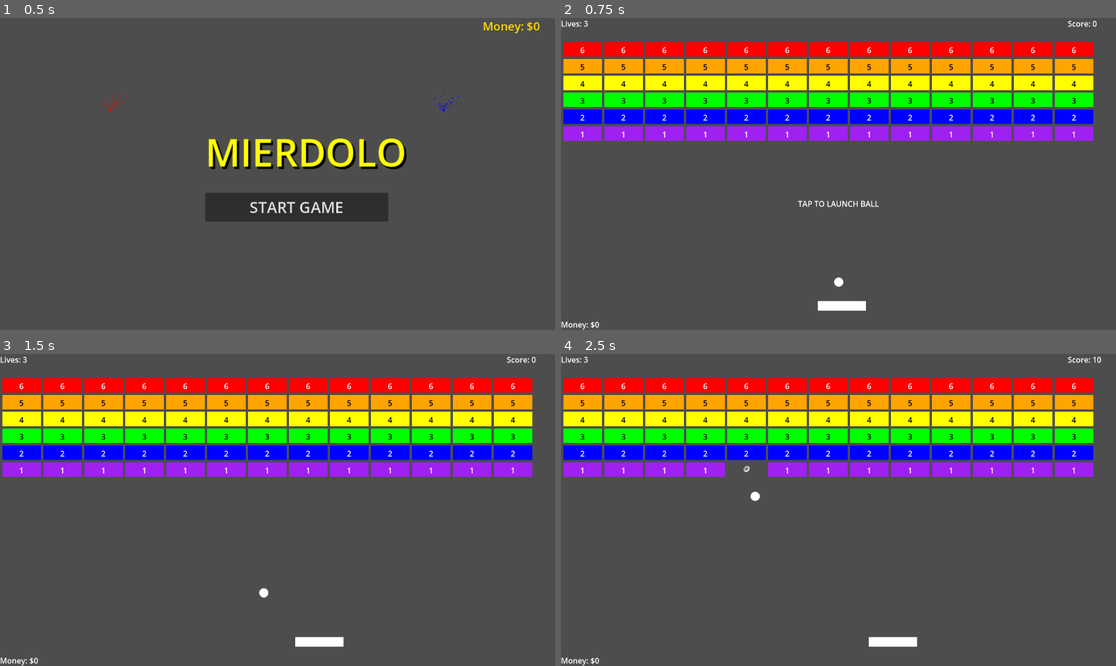
Above: before the commit, frames 1-4 (two rows, left to right).
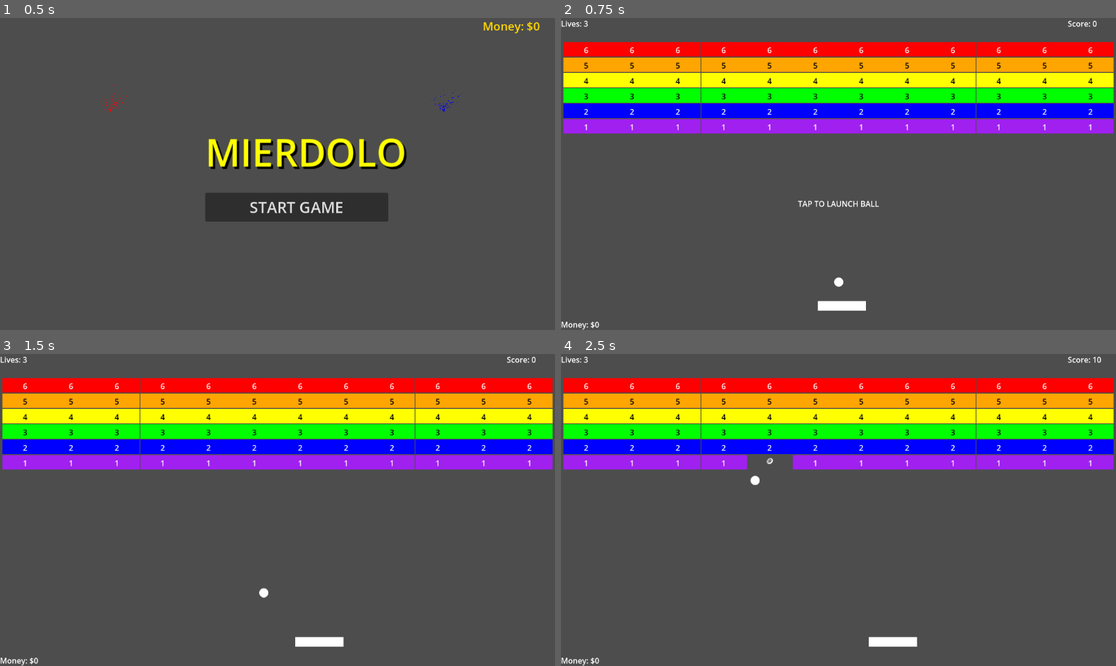
Above: after the commit, the same moments.

Repository: Jav1B/arkaclone
Game: Godot game, scene res://main_menu.tscn
Same seed, same stepped clock (60 frames per second), same inputs: the game is played once before the commit and once after it.
Inputs (mouse positions are in pixels of both pictures, inside the frame that each line leads up to):
- Up to frame 1 (0.5 s): no input
- Up to frame 2 (0.75 s): click "START GAME" at 0.5 s
- Up to frame 3 (1.5 s): tap Enter (ui_accept) at 1.25 s; move the mouse to (399, 494) at 1.27 s; press the mouse at (399, 494) at 1.28 s; hold Right (ui_right) from 1.28 s (still down)
- Up to frame 4 (2.5 s): tap Enter (ui_accept) at 1.52, 2.27 s; move the mouse to (727, 525) at 2.02 s; release Right (ui_right) at 2.03 s; release the mouse at (727, 525) at 2.03 s; hold Left (ui_left) from 2.03 s (still down); click (727, 525) at 2.1 s

Frame 1 is identical in both runs. In frame 2, 14% of the frame differs, in the area x 0-100%, y 7-40%; in frame 3, 14%; in frame 4, 14%, in the area x 0-100%, y 7-48%.

Commit message:
Improve brick visual feedback and fix spacing gaps
- Enhanced brick crack system with progressive damage visualization
  - Hairline cracks appear at 10% damage
  - Branching cracks at 40% damage
  - Deep diagonal cracks and corner damage at 70% damage
- Fixed brick spacing to eliminate gaps where ball could pass through
- Bricks now dynamically size to fill full screen width
- Reduced vertical spacing between brick rows

🤖 Generated with [Claude Code](https://claude.ai/code)

Co-Authored-By: Claude <noreply@anthropic.com>

Diff:
--- a/brick.gd
+++ b/brick.gd
@@ -61,19 +61,106 @@
 func add_cracks_to_image(image: Image, damage_factor: float):
 	var width = int(brick_width)
 	var height = int(brick_height)
+	var crack_color = Color.BLACK
+	var light_crack_color = Color.DARK_GRAY
 
-	# Add some simple crack lines
-	if damage_factor > 0.3:
-		# Horizontal crack
-		for x in range(width):
-			if x % 3 == 0:  # Sparse crack
-				image.set_pixel(x, height / 2, Color.DARK_GRAY)
+	# Progressive crack system based on damage
+	if damage_factor > 0.1:  # Light cracks appear early
+		add_hairline_cracks(image, width, height, light_crack_color)
 
-	if damage_factor > 0.6:
-		# Vertical crack
-		for y in range(height):
-			if y % 2 == 0:  # Sparse crack
-				image.set_pixel(width / 2, y, Color.DARK_GRAY)
+	if damage_factor > 0.4:  # Medium cracks
+		add_branching_cracks(image, width, height, light_crack_color)
+
+	if damage_factor > 0.7:  # Heavy cracks
+		add_deep_cracks(image, width, height, crack_color)
+		add_corner_damage(image, width, height, crack_color)
+
+func add_hairline_cracks(image: Image, width: int, height: int, color: Color):
+	# Small random cracks scattered across the brick
+	var rng = RandomNumberGenerator.new()
+	rng.seed = hash("hairline") + current_hits
+
+	for i in range(3):
+		var start_x = rng.randi_range(5, width - 5)
+		var start_y = rng.randi_range(2, height - 2)
+		var length = rng.randi_range(8, 15)
+		var direction = rng.randf() * 2 * PI
+
+		for j in range(length):
+			var x = start_x + int(cos(direction) * j * 0.7)
+			var y = start_y + int(sin(direction) * j * 0.3)
+			if x >= 0 and x < width and y >= 0 and y < height:
+				image.set_pixel(x, y, color)
+
+func add_branching_cracks(image: Image, width: int, height: int, color: Color):
+	# Main crack line with small branches
+	var center_y = height / 2
+	var rng = RandomNumberGenerator.new()
+	rng.seed = hash("branching") + current_hits
+
+	# Main horizontal crack with variation
+	for x in range(10, width - 10):
+		var y_offset = rng.randi_range(-2, 2)
+		var crack_y = center_y + y_offset
+		if crack_y >= 0 and crack_y < height:
+			image.set_pixel(x, crack_y, color)
+
+			# Add small vertical branches occasionally
+			if x % 8 == 0:
+				var branch_length = rng.randi_range(2, 5)
+				var branch_dir = 1 if rng.randf() > 0.5 else -1
+				for b in range(branch_length):
+					var branch_y = crack_y + (b * branch_dir)
+					if branch_y >= 0 and branch_y < height:
+						image.set_pixel(x, branch_y, color)
+
+func add_deep_cracks(image: Image, width: int, height: int, color: Color):
+	# Thick, prominent cracks indicating severe damage
+	var rng = RandomNumberGenerator.new()
+	rng.seed = hash("deep") + current_hits
+
+	# Diagonal crack from corner
+	var start_corner = rng.randi_range(0, 3)  # 0=top-left, 1=top-right, 2=bottom-left, 3=bottom-right
+	var start_x = 0 if start_corner < 2 else width - 1
+	var start_y = 0 if start_corner % 2 == 0 else height - 1
+	var end_x = width - 1 - start_x
+	var end_y = height - 1 - start_y
+
+	var steps = max(abs(end_x - start_x), abs(end_y - start_y))
+	for i in range(steps):
+		var progress = float(i) / float(steps)
+		var x = start_x + int((end_x - start_x) * progress)
+		var y = start_y + int((end_y - start_y) * progress)
+
+		# Make crack thicker by drawing multiple pixels
+		for dx in range(-1, 2):
+			for dy in range(-1, 2):
+				var px = x + dx
+				var py = y + dy
+				if px >= 0 and px < width and py >= 0 and py < height:
+					if dx == 0 or dy == 0:  # Cross pattern for thickness
+						image.set_pixel(px, py, color)
+
+func add_corner_damage(image: Image, width: int, height: int, color: Color):
+	# Damaged/chipped corners
+	var rng = RandomNumberGenerator.new()
+	rng.seed = hash("corner") + current_hits
+
+	var corners = [
+		Vector2(0, 0), Vector2(width-1, 0),
+		Vector2(0, height-1), Vector2(width-1, height-1)
+	]
+
+	for corner in corners:
+		if rng.randf() > 0.5:  # Only damage some corners
+			var damage_size = rng.randi_range(2, 4)
+			for x in range(damage_size):
+				for y in range(damage_size):
+					var px = corner.x + (x if corner.x == 0 else -x)
+					var py = corner.y + (y if corner.y == 0 else -y)
+					if px >= 0 and px < width and py >= 0 and py < height:
+						if rng.randf() > 0.3:  # Irregular damage
+							image.set_pixel(px, py, color)
 
 func hit():
 	current_hits += 1
--- a/main.gd
+++ b/main.gd
@@ -95,11 +95,13 @@
 
 func create_bricks():
 	var screen_size = get_viewport().get_visible_rect().size
-	var brick_width = 80.0
 	var brick_height = 30.0
-	var padding = 5.0
 	var rows = 6
-	var cols = int(screen_size.x / (brick_width + padding))
+	var cols = 12  # Fixed number of columns to ensure full coverage
+
+	# Calculate brick width to fill the entire screen width with no gaps
+	var total_padding = 10.0  # Small padding on left and right edges
+	var brick_width = (screen_size.x - total_padding) / cols
 
 	var colors = [Color.RED, Color.ORANGE, Color.YELLOW, Color.GREEN, Color.BLUE, Color.PURPLE]
 
@@ -111,15 +113,17 @@
 			var hits_required = rows - row  # Row 0 = 6 hits, Row 5 = 1 hit
 			var money_value = (rows - row) * 10  # Row 0 = $60, Row 5 = $10
 
-
-			# Position the brick first
+			# Position bricks to fill the full width with no gaps
 			brick.position = Vector2(
-				col * (brick_width + padding) + brick_width / 2 + padding,
-				row * (brick_height + padding) + brick_height / 2 + 50
+				col * brick_width + brick_width / 2 + (total_padding / 2),
+				row * (brick_height + 2) + brick_height / 2 + 50
 			)
 
 			# Add to scene tree first
 			add_child(brick)
+
+			# Set brick width to match our calculated width
+			brick.brick_width = brick_width
 
 			# Then set up brick after it's in the scene tree
 			brick.setup_brick(colors[row % colors.size()], hits_required, money_value)
